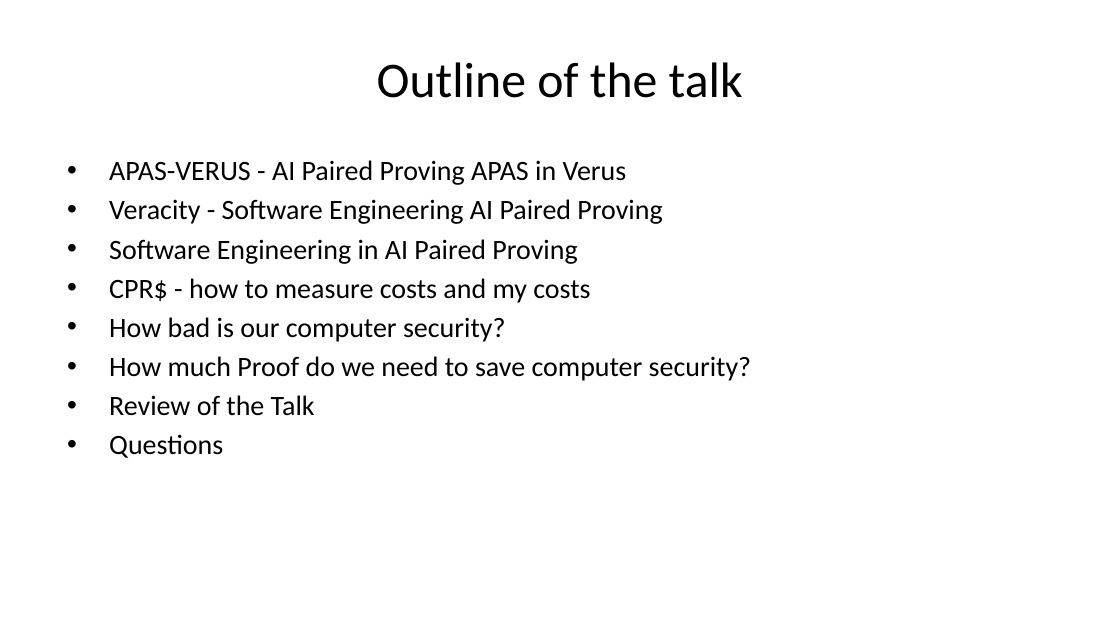
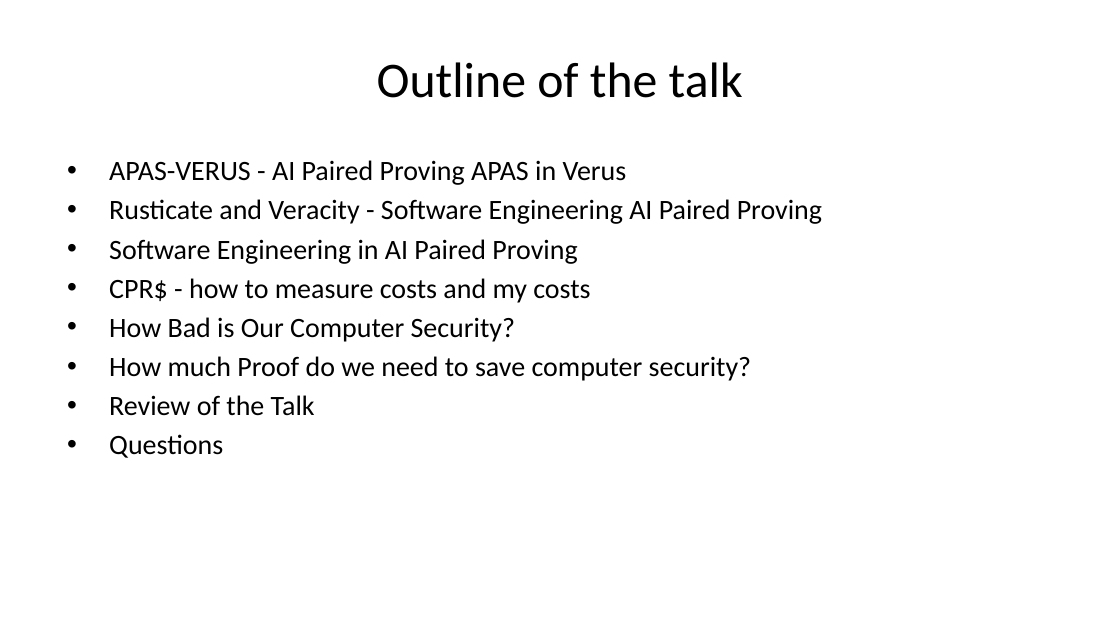
Before and after one commit to briangmilnes/APAS-VERUS, a slide deck: slide 3 of lectures/slidesTOPOS.pptx. Drawn at 1120x630 pixels with LibreOffice and Linux fonts; fonts in the diff are those of the drawing. Boxes give left, top, right and bottom in pixels: in the first picture for what was removed or moved away, otherwise in the second. Text is boxed around its words. In the diff, an @@ line names an element or a change of style, - is before the commit and + after.

```diff
--- a/lectures/slidesTOPOS.pptx
+++ b/lectures/slidesTOPOS.pptx
@@ text at bbox=[109, 199, 822, 224]: text changed @@
-• Veracity - Software Engineering AI Paired Proving
+• Rusticate and Veracity - Software Engineering AI Paired Proving
@@ text at bbox=[109, 317, 515, 342]: text changed @@
-• How bad is our computer security?
+• How Bad is Our Computer Security?
```
Also in this commit, not shown: 16 other slides changed, 6 other files.
